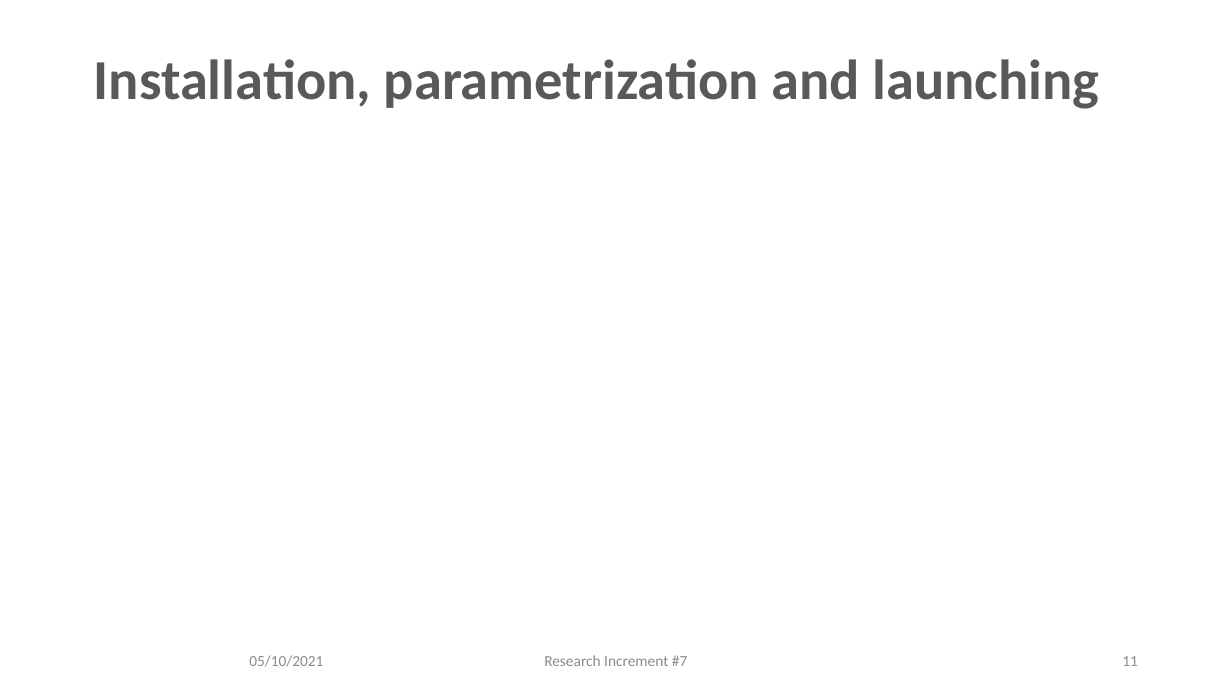
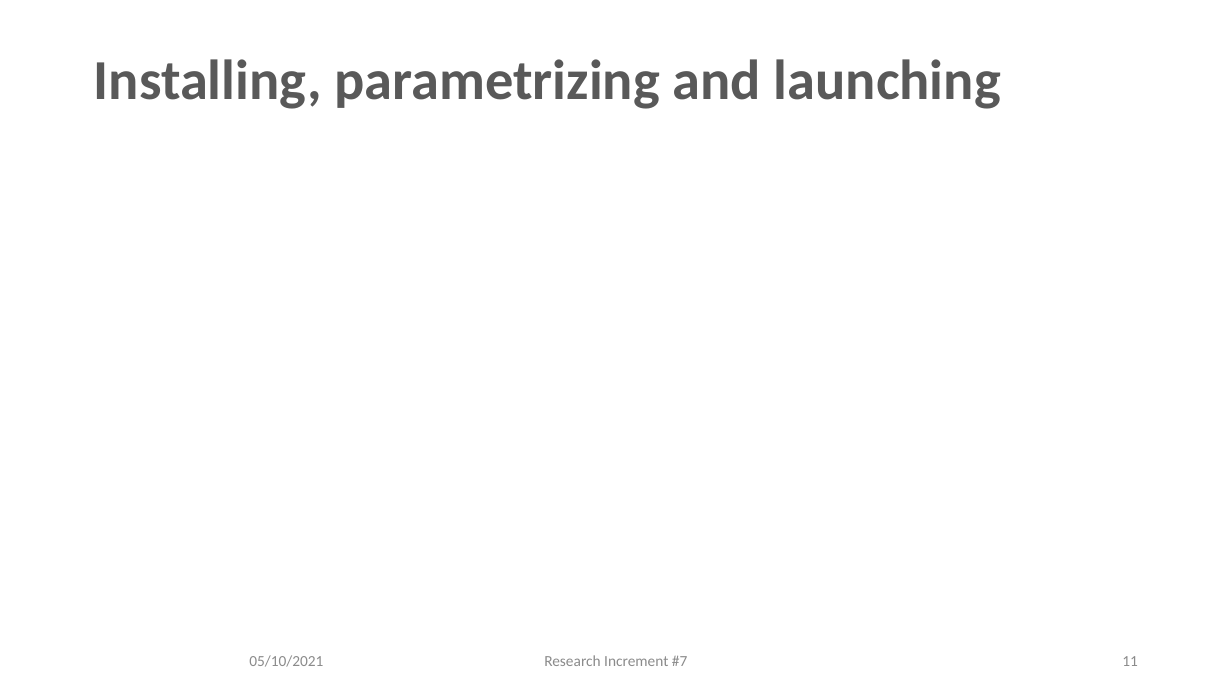
Before and after one commit to ami-iit/yarp-openmct, a slide deck: slide 11 of slides/XTeam_RI_Vertical_iCubTelemetryVisualizer_05102021.pptx. Drawn at 1232x693 pixels with LibreOffice and Linux fonts; fonts in the diff are those of the drawing; grey boxes stand for pictures; background and template pictures are left out. Boxes give left, top, right and bottom in pixels: in the first picture for what was removed or moved away, otherwise in the second. Text is boxed around its words. In the diff, an @@ line names an element or a change of style, - is before the commit and + after.

Commit message:
Installing & running, next steps completed

```diff
--- a/slides/XTeam_RI_Vertical_iCubTelemetryVisualizer_05102021.pptx
+++ b/slides/XTeam_RI_Vertical_iCubTelemetryVisualizer_05102021.pptx
@@ title at <box>94,59,1001,109</box>: text changed @@
-Installation, parametrization and launching
+Installing, parametrizing and launching
```
Also in this commit, not shown: 1 other slide changed.
